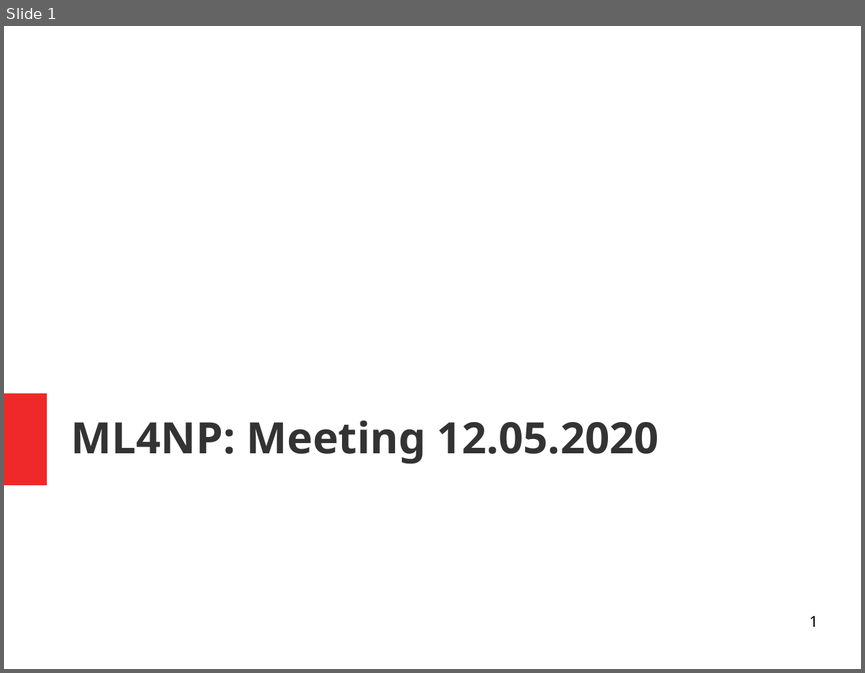
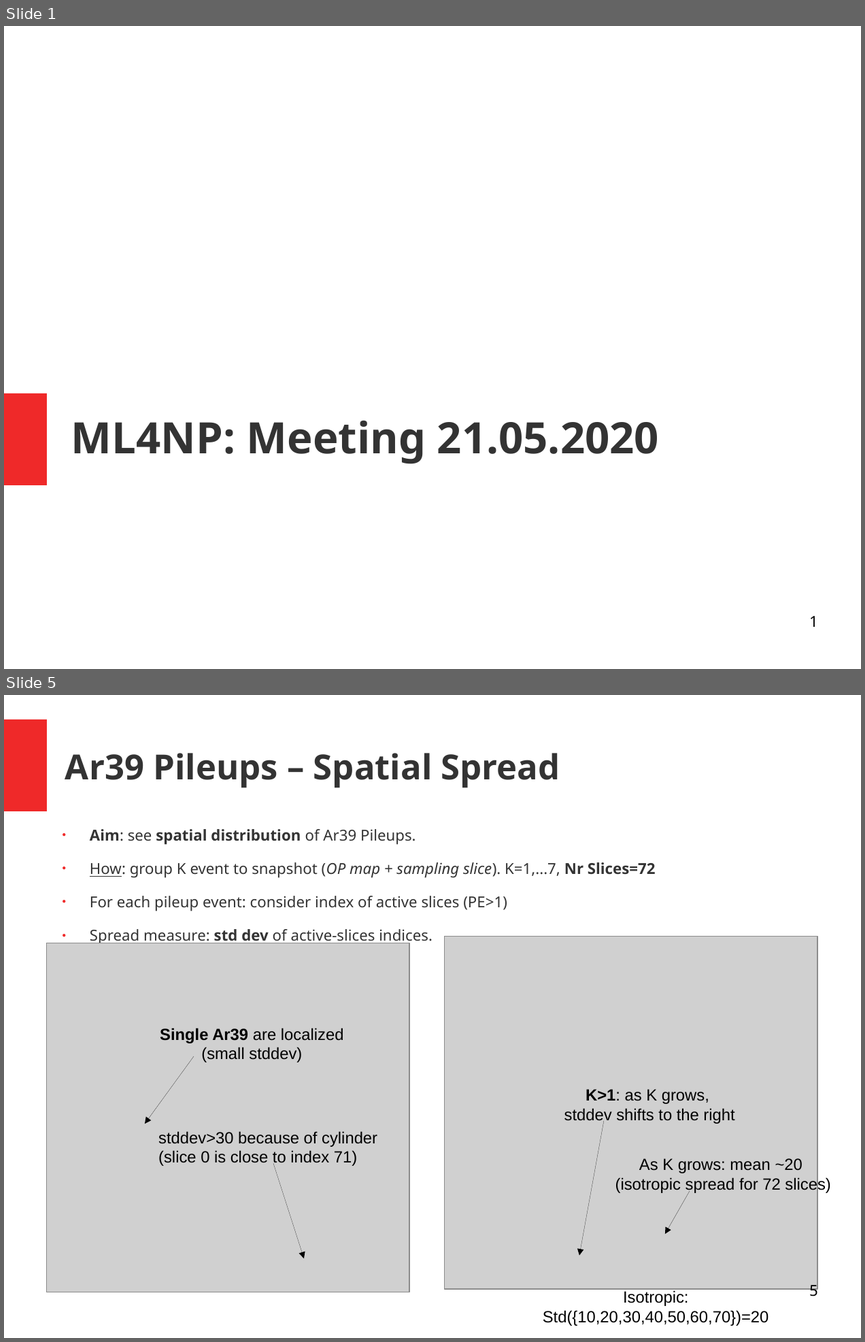
Before and after one commit to luigiberducci/ML4NP, a slide deck: Docs/meeting_ml4np_21mag2020.odp. Shown one above the other, each under a label of ours: slide 1 before the commit, slides 1 and 5 after it; the slides between them are not shown. The pictures are 865x673 and 865x1342 pixels, drawn with LibreOffice and Linux fonts; fonts in the diff are those of the drawing; grey boxes stand for pictures. Boxes give left, top, right and bottom in pixels: in the first picture for what was removed or moved away, otherwise in the second. Text is boxed around its words. In the diff, an @@ line names an element or a change of style, - is before the commit and + after.

Commit message:
increase contrast of images for presentation

```diff
--- a/Docs/meeting_ml4np_21mag2020.odp
+++ b/Docs/meeting_ml4np_21mag2020.odp
@@ slide 5 added at <box>4,695,861,1338</box>, background #FFFFFF @@
@@ rectangle added at <box>4,719,47,811</box>, fill #EF2929 @@
@@ title added at <box>65,753,560,787</box>, 32 pt, text #333333, bold @@
+Ar39 Pileups – Spatial Spread
@@ text added at <box>90,829,655,945</box>, 14 pt, text #333333 @@
+● Aim: see spatial distribution of Ar39 Pileups.
+● How: group K event to snapshot (OP map + sampling slice). K=1,...7, Nr Slices=72
+● For each pileup event: consider index of active slices (PE>1)
+● Spread measure: std dev of active-slices indices.
@@ picture added at <box>445,936,818,1289</box> @@
@@ picture added at <box>47,943,410,1292</box> @@
@@ text added at <box>160,1028,344,1062</box>, 15 pt, text #000000 @@
+Single Ar39 are localized
+(small stddev)
@@ arrow added from (194, 1057) to (145, 1123), #000000 0 pt @@
@@ text added at <box>564,1089,734,1123</box>, 15 pt, text #000000 @@
+K>1: as K grows,
+stddev shifts to the right
@@ arrow added from (604, 1120) to (579, 1255), #000000 0 pt @@
@@ text added at <box>158,1131,377,1166</box>, 15 pt, text #000000 @@
+stddev>30 because of cylinder
+(slice 0 is close to index 71)
@@ arrow added from (273, 1163) to (304, 1258), #000000 0 pt @@
@@ text added at <box>615,1158,830,1193</box>, 15 pt, text #000000 @@
+As K grows: mean ~20
+(isotropic spread for 72 slices)
@@ arrow added from (689, 1191) to (665, 1234), #000000 0 pt @@
@@ page number added at <box>809,1281,818,1299</box>, 14 pt, text #000000 @@
+5
@@ text added at <box>543,1290,769,1325</box>, 15 pt, text #000000 @@
+Isotropic: Std({10,20,30,40,50,60,70})=20
@@ slide 1 changed as well @@
@@ title at <box>71,420,659,464</box>: text changed @@
-ML4NP: Meeting 12.05.2020
+ML4NP: Meeting 21.05.2020
```
Also in this commit, not shown: 10 other slides added, 8 slides removed, 7 other files.
